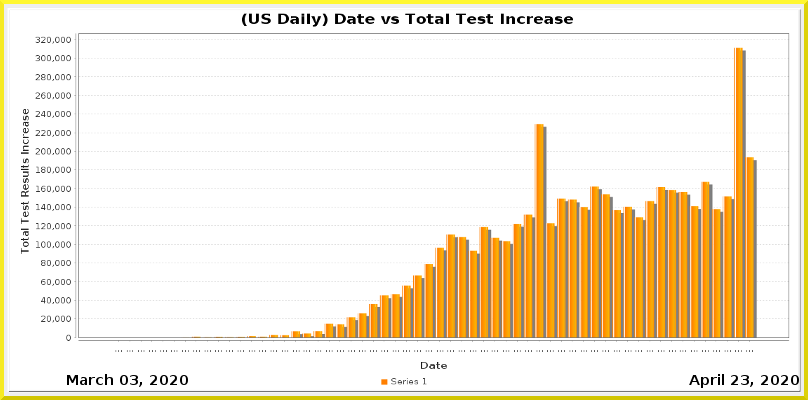
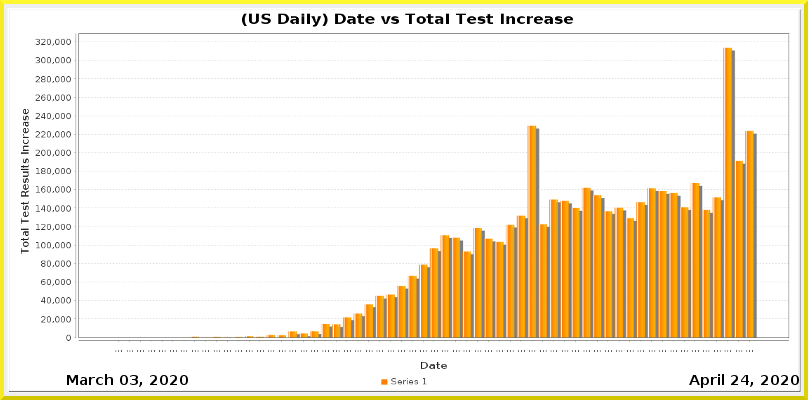
The second 808x400 image is a revision of the first. Changes to its layers:
painted on "Current Date" over [741, 375, 749, 385]
painted on "Date_vs_TestIncrease.png" over [35, 36, 789, 352]
